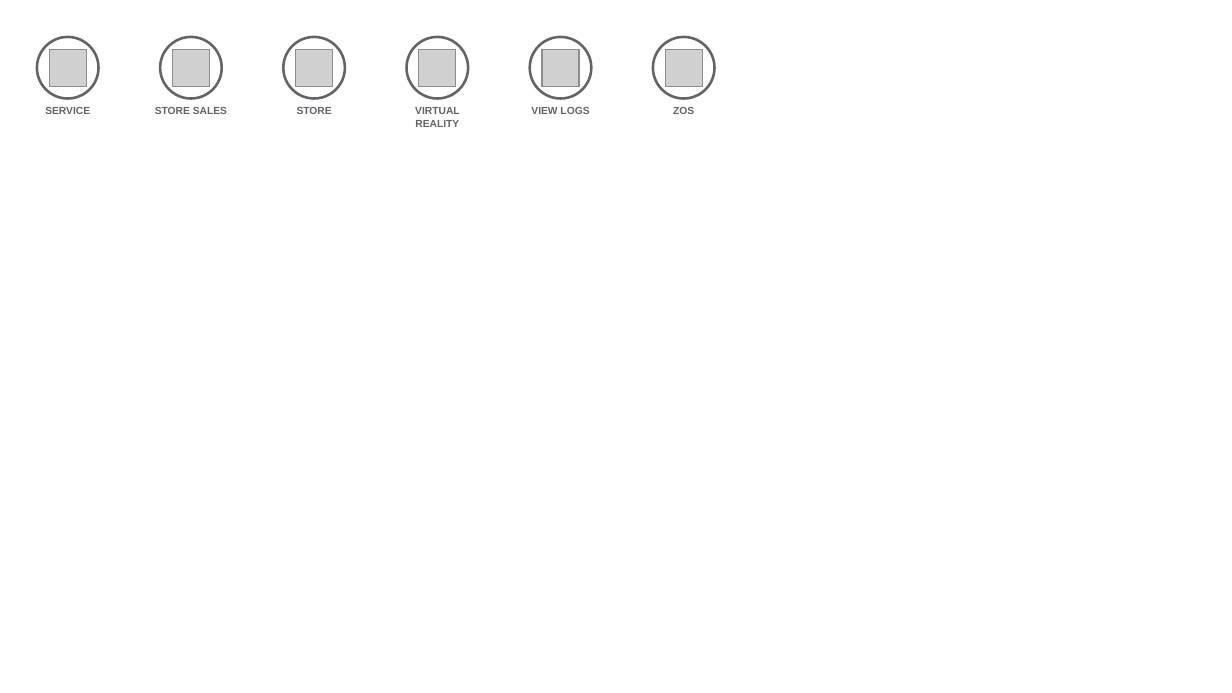
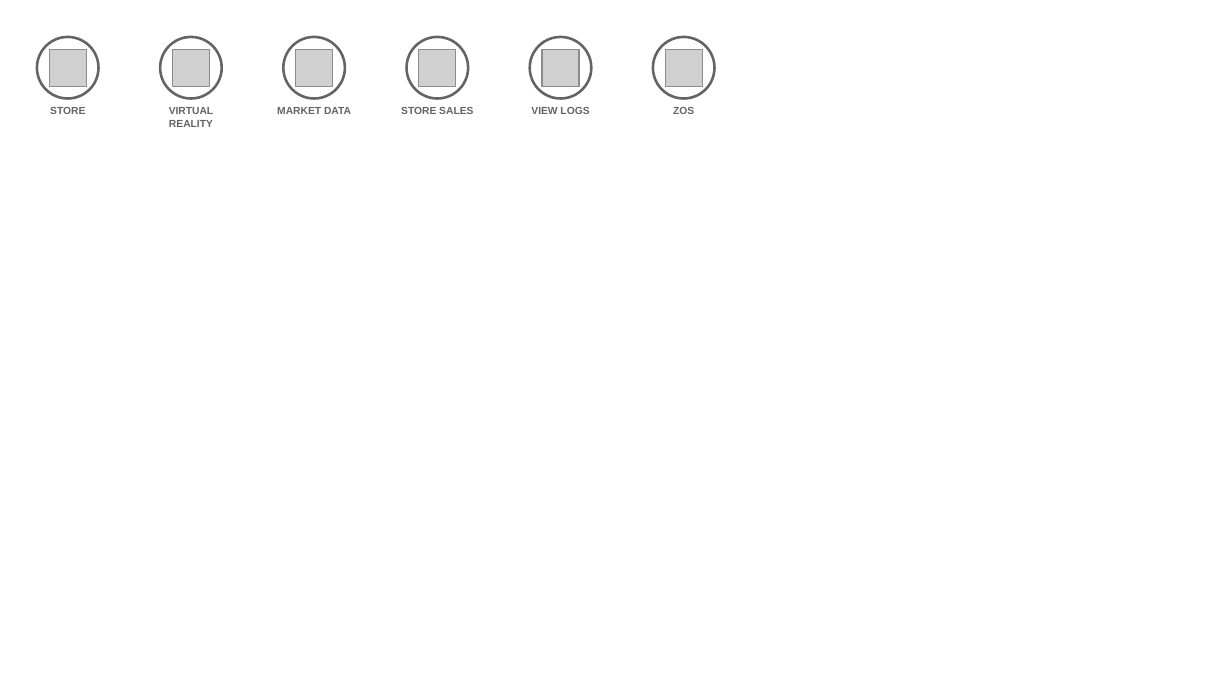
Before and after one commit to l2fprod/myarchitecture, a slide deck: slide 10 of mycatalog-architecture-diagram-template.pptx. Drawn at 1232x693 pixels with LibreOffice and Linux fonts; fonts in the diff are those of the drawing; grey boxes stand for pictures. Boxes give left, top, right and bottom in pixels: in the first picture for what was removed or moved away, otherwise in the second. Text is boxed around its words. In the diff, an @@ line names an element or a change of style, - is before the commit and + after.

```diff
--- a/mycatalog-architecture-diagram-template.pptx
+++ b/mycatalog-architecture-diagram-template.pptx
@@ text at (50,107,85,114): text changed @@
-SERVICE
+STORE
@@ text at (169,107,213,127): text changed @@
-STORE SALES
+VIRTUAL REALITY
@@ text at (277,107,351,114): text changed @@
-STORE
+MARKET DATA
@@ text at (401,107,473,114): text changed @@
-VIRTUAL REALITY
+STORE SALES
```
Also in this commit, not shown: 7 other slides changed.
